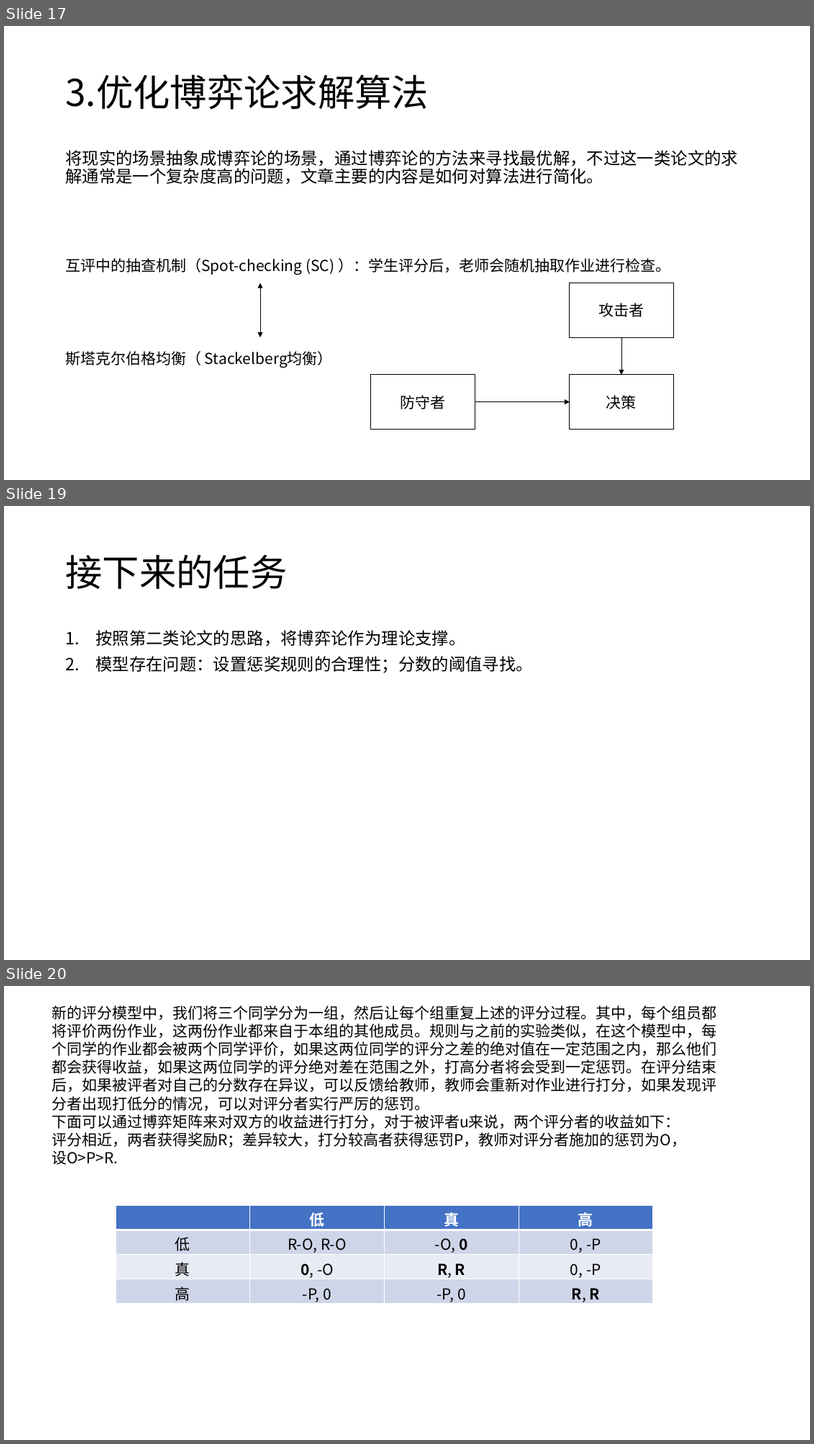
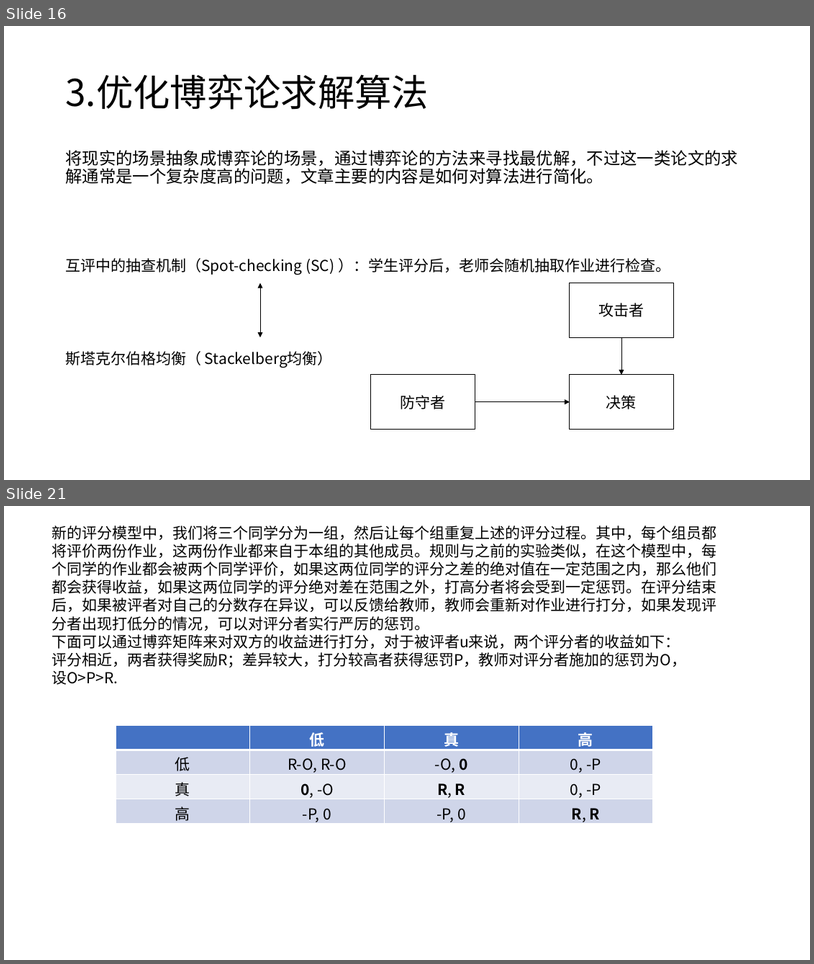
Before and after one commit to CHDYPY/paper, a slide deck: 报告/2021年9月4日/杨攀原.pptx. Shown one above the other, each under a label of ours: slides 17, 19 and 20 before the commit, slides 16 and 21 after it; the slides between them are not shown. The pictures are 814x1444 and 814x964 pixels, drawn with LibreOffice and Linux fonts; fonts in the diff are those of the drawing. Boxes give left, top, right and bottom in pixels: in the first picture for what was removed or moved away, otherwise in the second. Text is boxed around its words. In the diff, an @@ line names an element or a change of style, - is before the commit and + after.

```diff
--- a/报告/2021年9月4日/杨攀原.pptx
+++ b/报告/2021年9月4日/杨攀原.pptx
@@ slide 19 removed at box(4, 506, 810, 960), background #FFFFFF @@
@@ title removed at box(65, 555, 287, 589) @@
-接下来的任务
@@ text removed at box(95, 630, 533, 673) @@
-1. 按照第二类论文的思路，将博弈论作为理论支撑。
-2. 模型存在问题：设置惩奖规则的合理性；分数的阈值寻找。
@@ what was slide 17 is now slide 16 @@
@@ what was slide 20 is now slide 21 @@
```
Also in this commit, not shown: 1 slide changed, 3 slides added, 1 other slide removed, 2 other files.
